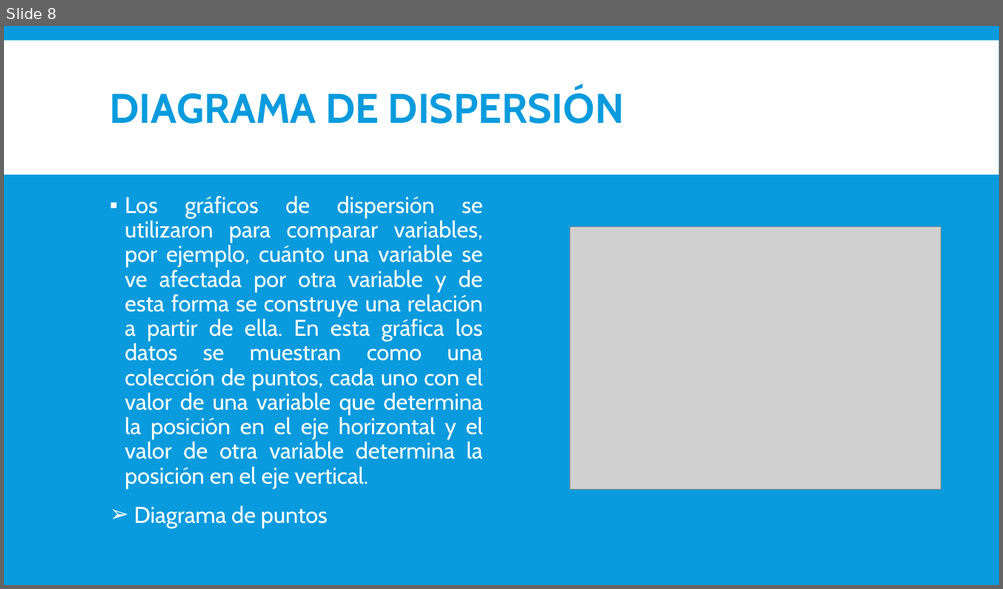
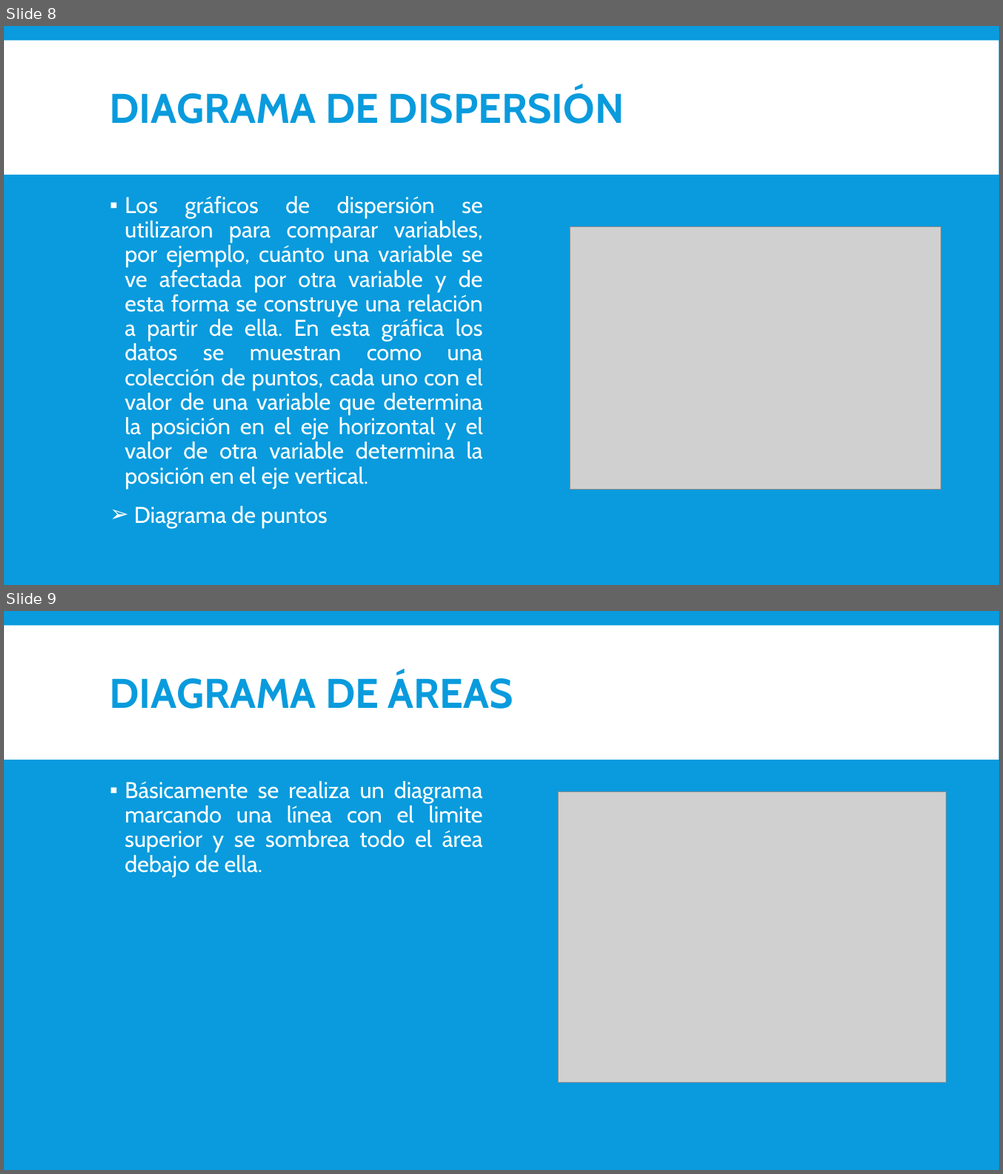
Before and after one commit to LuisOchoa1495/Graficos-Python, a slide deck: MATPLOTLIB_INTRODUCCION.pptx. Shown one above the other, each under a label of ours: slide 8 before the commit, slides 8 and 9 after it. The pictures are 1003x589 and 1003x1174 pixels, drawn with LibreOffice and Linux fonts; fonts in the diff are those of the drawing; grey boxes stand for pictures. Boxes give left, top, right and bottom in pixels: in the first picture for what was removed or moved away, otherwise in the second. Text is boxed around its words. In the diff, an @@ line names an element or a change of style, - is before the commit and + after.

```diff
--- a/MATPLOTLIB_INTRODUCCION.pptx
+++ b/MATPLOTLIB_INTRODUCCION.pptx
@@ slide 9 added at [4,611,999,1170], background #099BDD; not listed: 1 template element that a slide beside it also shows @@
@@ title added at [110,673,513,709], 40 pt, text #099BDD, bold @@
+DIAGRAMA DE ÁREAS
@@ text added at [125,781,483,877], 22 pt, text #FFFFFF @@
+▪ Básicamente se realiza un diagrama marcando una línea con el limite superior y se sombrea todo el área debajo de ella.
@@ picture added at [558,792,945,1082] @@
```
Also in this commit, not shown: 4 other files.
